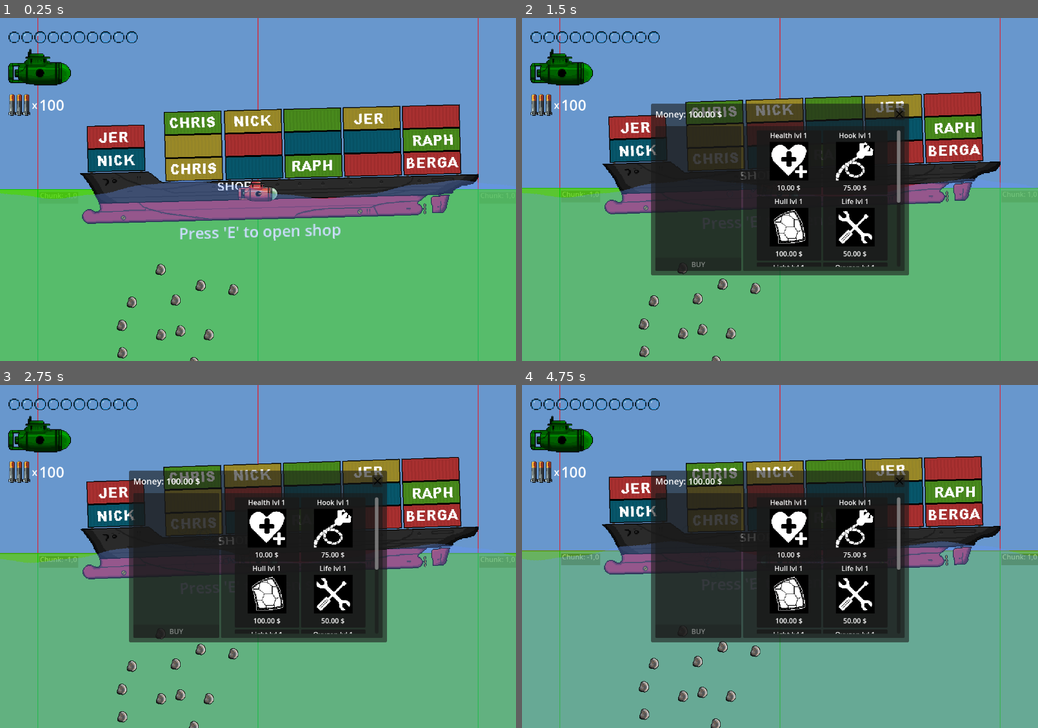
Above: before the commit, frames 1-4 (two rows, left to right).
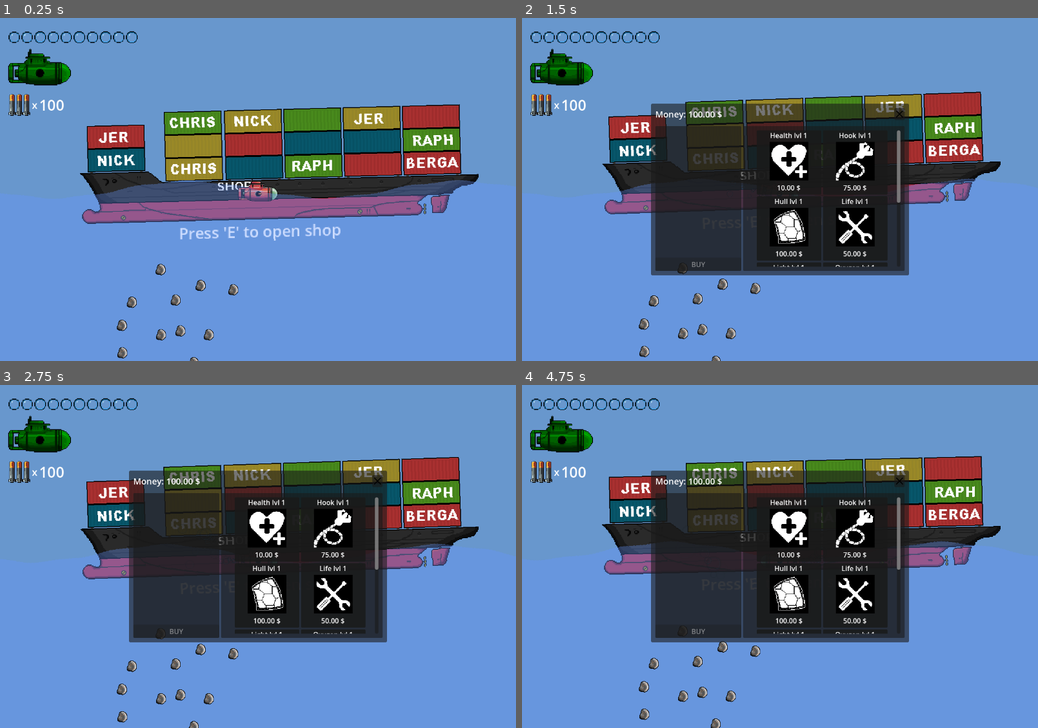
Above: after the commit, the same moments.

Repository: misterbamboo/ld57
Game: Godot game, scene res://MainGame.tscn
Two runs of this game, one before a commit and one after it. Both use one fixed random seed, a clock stepped at 60 frames per second and the inputs below.
Inputs (mouse positions are in pixels of both pictures, inside the frame that each line leads up to):
- Up to frame 1 (0.25 s): no input
- Up to frame 2 (1.5 s): tap E at 0.5, 1.25 s; move the mouse to (893, 172) at 0.52 s; hold Right (sub_right) 0.53-1.28 s; click (893, 172) at 0.6 s; move the mouse to (676, 206) at 1.27 s; hold Down (sub_down) from 1.28 s (still down); tap R at 1.35 s
- Up to frame 3 (2.75 s): tap E at 2, 2.1 s; move the mouse to (309, 481) at 2.02 s; release Down (sub_down) at 2.03 s; hold Right (sub_right) from 2.03 s (still down)
- Up to frame 4 (4.75 s): tap E at 2.75, 3.5, 4.25, 4.35 s; move the mouse to (754, 625) at 2.77 s; release Right (sub_right) at 2.78 s; hold Up (sub_up) 2.78-3.53 s; click (754, 625) at 2.85 s; move the mouse to (934, 607) at 3.52 s; hold Left (sub_left) from 3.53 s (still down); tap R at 3.6 s; move the mouse to (625, 505) at 4.27 s

The runs differ from the first frame. In frame 1, 44% of the frame differs, in the area x 0-100%, y 0-100%; in frame 2, 38%; in frame 3, 38%; in frame 4, 38%.

Commit message:
fix: fix bug with .tres being renamed to .remap on export and causing crashes

Diff:
--- a/src/godotproject/MainGame.tscn
+++ b/src/godotproject/MainGame.tscn
@@ -71,6 +71,7 @@
 
 [node name="MapDebugVisualizer" type="Node2D" parent="Map"]
 script = ExtResource("7_0igvr")
+enabled = false
 flash_duration = 10.0
 
 [node name="MapGenerator" type="Node2D" parent="Map"]
--- a/src/godotproject/Map/NoiseGen/NoiseGen.gd
+++ b/src/godotproject/Map/NoiseGen/NoiseGen.gd
@@ -79,6 +79,8 @@
 		_noiseGenLayers = []
 		var layerI := 0
 		while file_name != "":
+			if file_name.ends_with(".remap"):
+				file_name = file_name.trim_suffix(".remap")
 			if not dir.current_is_dir() and file_name.ends_with(".tres"):
 				var full_path = path + file_name
 				var layer = load(full_path)
@@ -112,6 +114,8 @@
 		_curves = []
 		var curveI := 0
 		while file_name != "":
+			if file_name.ends_with(".remap"):
+				file_name = file_name.trim_suffix(".remap")
 			if not dir.current_is_dir() and file_name.ends_with(".tres"):
 				var full_path = path + file_name
 				var curve = load(full_path)
@@ -124,6 +128,7 @@
 func refreshAllNoises():
 	_noises.clear()
 	for noiseGenLayer in _noiseGenLayers:
+		print("NoiseGenLayer: " + noiseGenLayer.Name + " " + noiseGenLayer.CurveName)
 		_noises.append(noiseGenLayer.toNoise())
 
 func get_noise_terrain_value(x: float, y: float) -> float:
--- a/src/godotproject/Map/map_generator.gd
+++ b/src/godotproject/Map/map_generator.gd
@@ -1,8 +1,5 @@
 @tool
 class_name MapGenerator extends Node2D
-
-# Import for explosion events
-const ExplosionEvent = preload("res://GameEvents/explosion_event.gd")
 
 # Signals for debug visualization
 signal chunk_loaded(chunk_x, chunk_y, bounds_rect, from_cache)
@@ -340,22 +337,3 @@
 
 	# Determine which chunks to load and which to unload
 	update_active_chunks(chunks_to_load)
-
-func _on_explosion_received(indexPos: Vector2i, radiusIdx: int):
-	# Convert back to world position and radius
-	var worldPos = Vector2(indexPos) * ExplosionMap.pxToIndexRatio
-	var worldRadius = radiusIdx * ExplosionMap.pxToIndexRatio
-	print("Explosion received at index %s (world pos: %s) with radius %.2f" % [indexPos, worldPos, worldRadius])
-
-	# Process the explosion directly
-	addExplosionAt(worldPos, worldRadius)
-
-	# Create bounds rect for the event
-	var bounds_rect = Rect2(
-		worldPos - Vector2(worldRadius, worldRadius),
-		Vector2(worldRadius * 2, worldRadius * 2)
-	)
-
-	# Raise an explosion event for other systems to respond to
-	var explosion_event = ExplosionEvent.new(worldPos, worldRadius, bounds_rect)
-	EventBus.raise(explosion_event)
Not shown, added: src/godotproject/export_presets.cfg
Not shown, added: .gitignore
